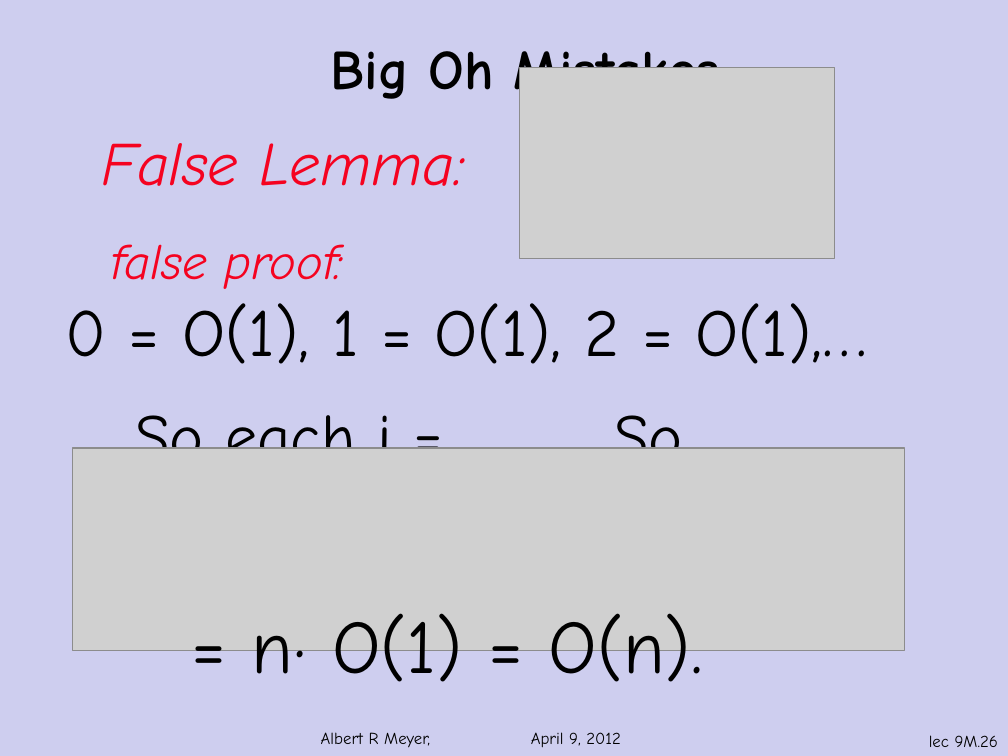
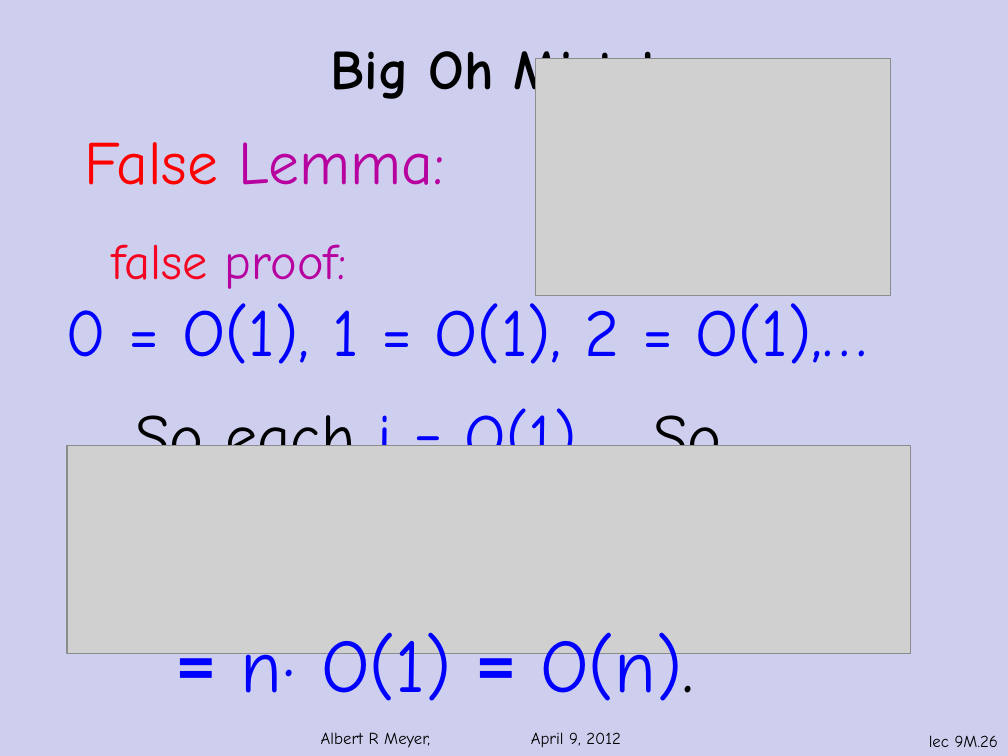
Before and after one commit to armeyer/mcs_web, a slide deck: slide 26 of spring12/slidesS12/asymptotics.pptx. Drawn at 1008x756 pixels with LibreOffice and Linux fonts; fonts in the diff are those of the drawing; grey boxes stand for pictures; background and template pictures are left out. Boxes give left, top, right and bottom in pixels: in the first picture for what was removed or moved away, otherwise in the second. Text is boxed around its words. In the diff, an @@ line names an element or a change of style, - is before the commit and + after.

```diff
--- a/spring12/slidesS12/asymptotics.pptx
+++ b/spring12/slidesS12/asymptotics.pptx
@@ picture: place and size @@
-picture at (519,68,834,259)
+picture at (535,58,890,295)
@@ text "False Lemma:": place and size @@
-text "False Lemma:" at (102,143,465,186)
+text "False Lemma:" at (85,142,444,185)
@@ text "False Lemma:" at (85,142,444,185): text colour #F50320 to #FE0000 in "False"; text colour #F50320 to #B702A0 in "Lemma:"; italic off; more space between paragraphs @@
@@ text "false proof:" at (112,244,347,289): text colour #F50320 to #B702A0 in "proof:"; italic off @@
@@ text "0 = O(1), 1 = ..." at (66,303,868,364): text colour #000000 to #0000FF @@
@@ text "So each i = O(1)." at (134,408,586,446): text colour #000000 to #0000FF in "i = O(1)." @@
@@ text "So": place and size @@
-text "So" at (613,415,683,449)
+text "So" at (652,415,722,446)
@@ picture: place and size @@
-picture at (73,448,904,650)
+picture at (67,445,909,653)
@@ text "= n· O(1) = O(n).": place and size @@
-text "= n· O(1) = O(n)." at (252,613,702,682)
+text "= n· O(1) = O(n)." at (241,632,694,701)
@@ text "= n· O(1) = O(n)." at (241,632,694,701): font Comic Neue to Calibri, bold on in "= ="; text colour #000000 to #0000FF @@
```
Also in this commit, not shown: 4 other slides changed.
